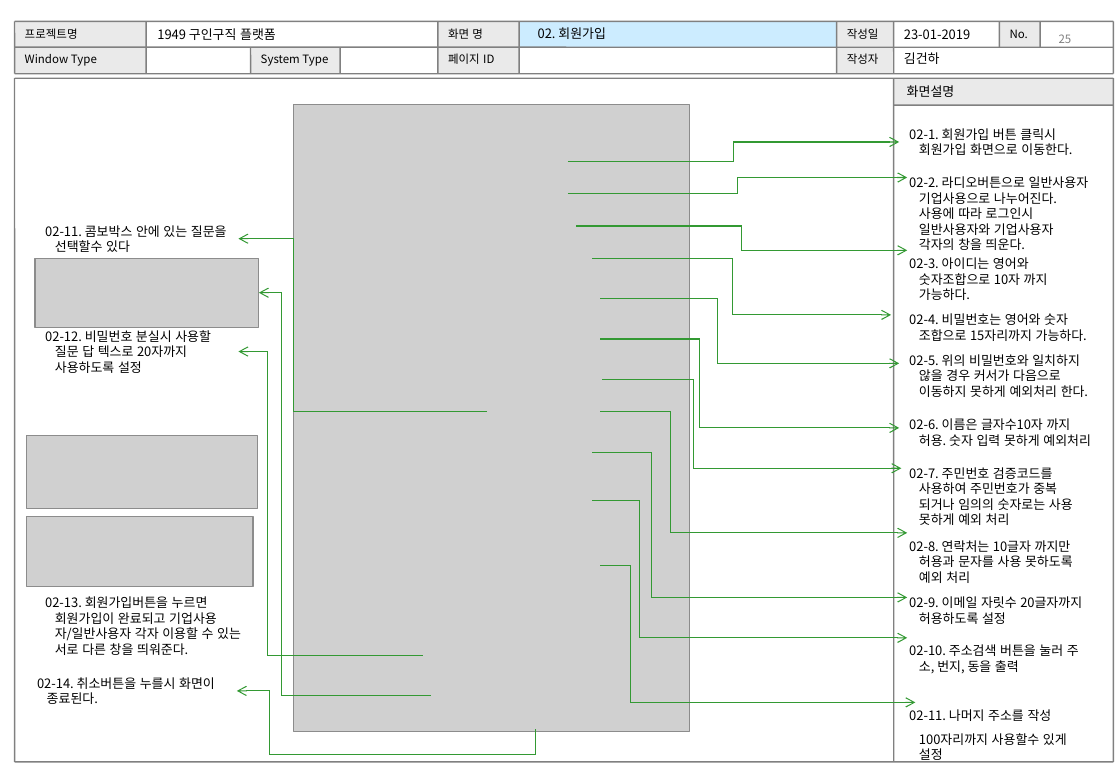
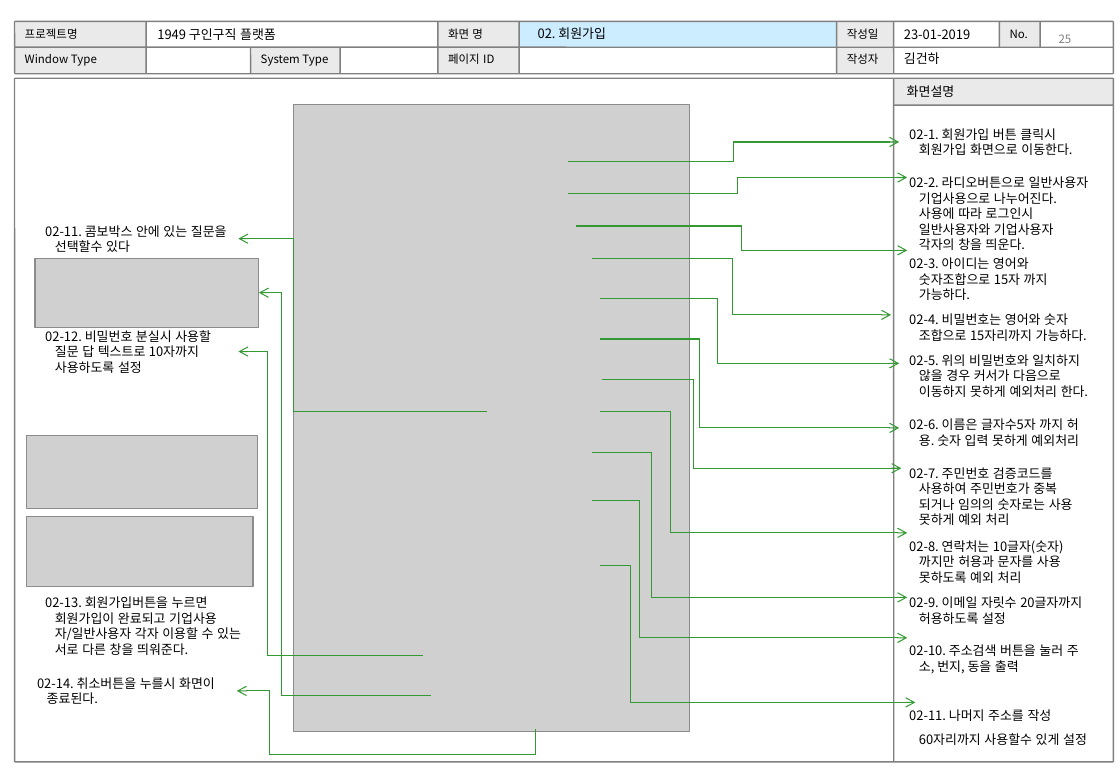
Before and after one commit to WABA82/1949, a slide deck: slide 25 of 02.설계/UI 설계서(초안)_.ppt. Drawn at 1120x775 pixels with LibreOffice and Linux fonts; fonts in the diff are those of the drawing; grey boxes stand for pictures. Boxes give left, top, right and bottom in pixels: in the first picture for what was removed or moved away, otherwise in the second. Text is boxed around its words. In the diff, an @@ line names an element or a change of style, - is before the commit and + after.

```diff
--- a/02.설계/UI 설계서(초안)_.ppt
+++ b/02.설계/UI 설계서(초안)_.ppt
@@ text at (x1=909, y1=257, x2=1048, y2=300): text changed @@
-02-3. 아이디는 영어와 숫자조합으로 10자 까지 가능하다.
+02-3. 아이디는 영어와 숫자조합으로 15자 까지 가능하다.
@@ text at (x1=45, y1=327, x2=211, y2=373): text changed @@
-02-12. 비밀번호 분실시 사용할 질문 답 텍스로 20자까지 사용하도록 설정
+02-12. 비밀번호 분실시 사용할 질문 답 텍스트로 10자까지 사용하도록 설정
@@ text at (x1=909, y1=418, x2=1079, y2=446): text changed @@
-02-6. 이름은 글자수10자 까지 허용. 숫자 입력 못하게 예외처리
+02-6. 이름은 글자수5자 까지 허용. 숫자 입력 못하게 예외처리
@@ text at (x1=909, y1=540, x2=1064, y2=583): text changed @@
-02-8. 연락처는 10글자 까지만 허용과 문자를 사용 못하도록 예외 처리
+02-8. 연락처는 10글자(숫자) 까지만 허용과 문자를 사용 못하도록 예외 처리
@@ text at (x1=919, y1=733, x2=1087, y2=745): text changed @@
-100자리까지 사용할수 있게 설정
+60자리까지 사용할수 있게 설정
```
Also in this commit, not shown: 22 other slides changed.
